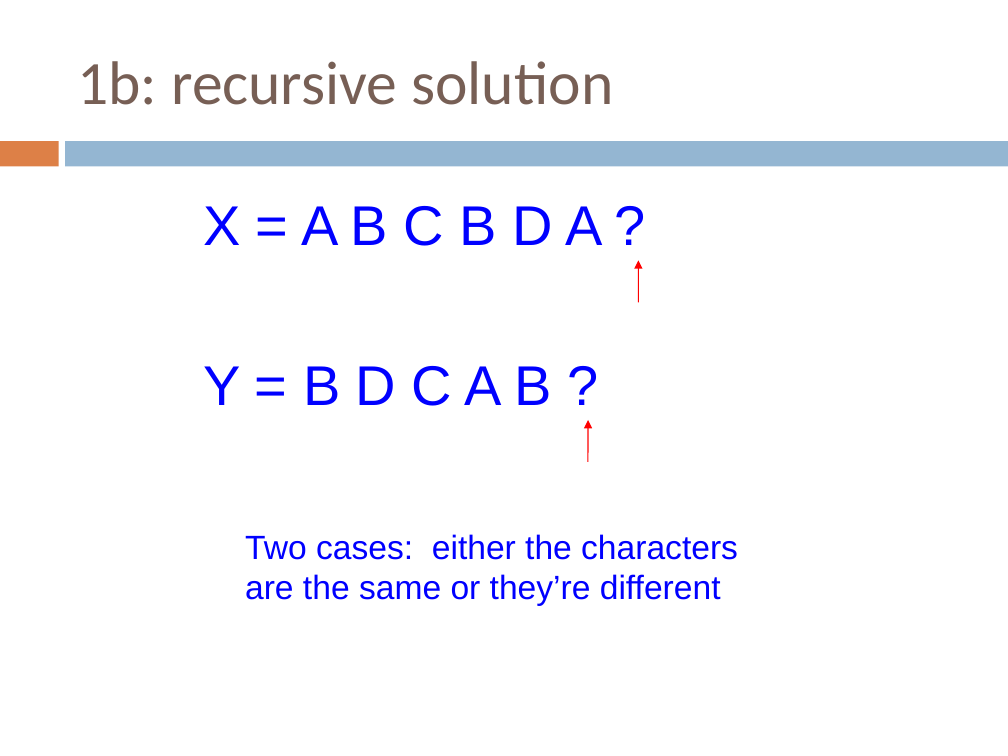
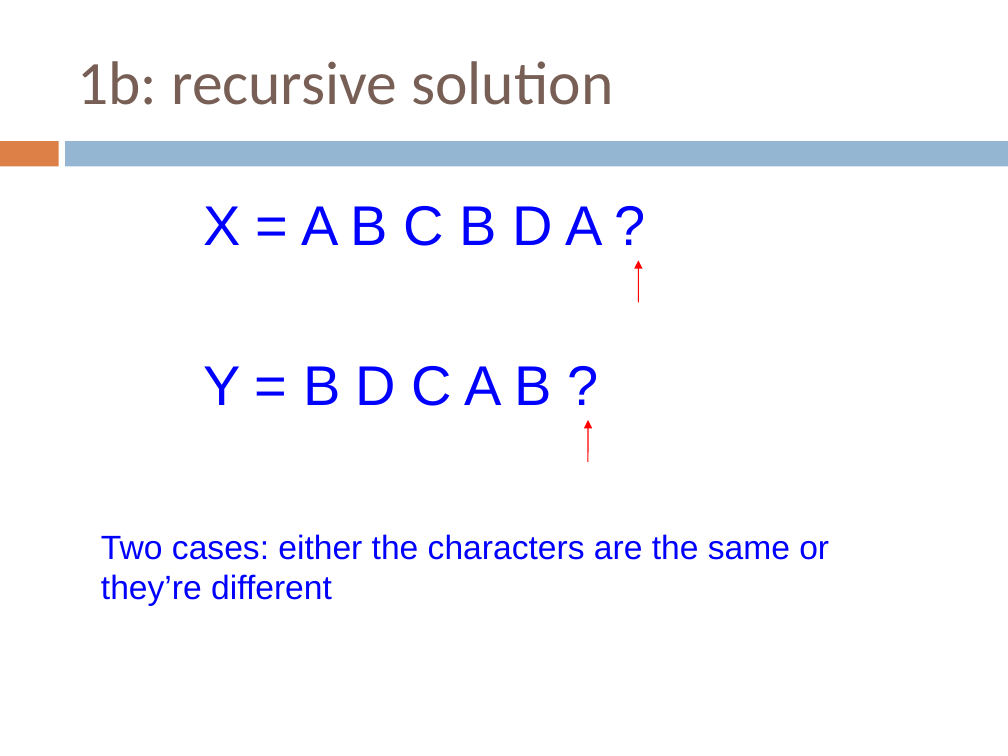
Before and after one commit to Collins-kariuk/Algorithms, a slide deck: slide 69 of Lectures/Lecture 10_Dynamic Programming.pptx. Drawn at 1008x756 pixels with LibreOffice and Linux fonts; fonts in the diff are those of the drawing. Boxes give left, top, right and bottom in pixels: in the first picture for what was removed or moved away, otherwise in the second. Text is boxed around its words. In the diff, an @@ line names an element or a change of style, - is before the commit and + after.

```diff
--- a/Lectures/Lecture 10_Dynamic Programming.pptx
+++ b/Lectures/Lecture 10_Dynamic Programming.pptx
@@ text "Two cases: either the characters ..." rewrapped from [245,534,738,606] to [101,534,829,606] @@
```
Also in this commit, not shown: 6 other slides changed.
